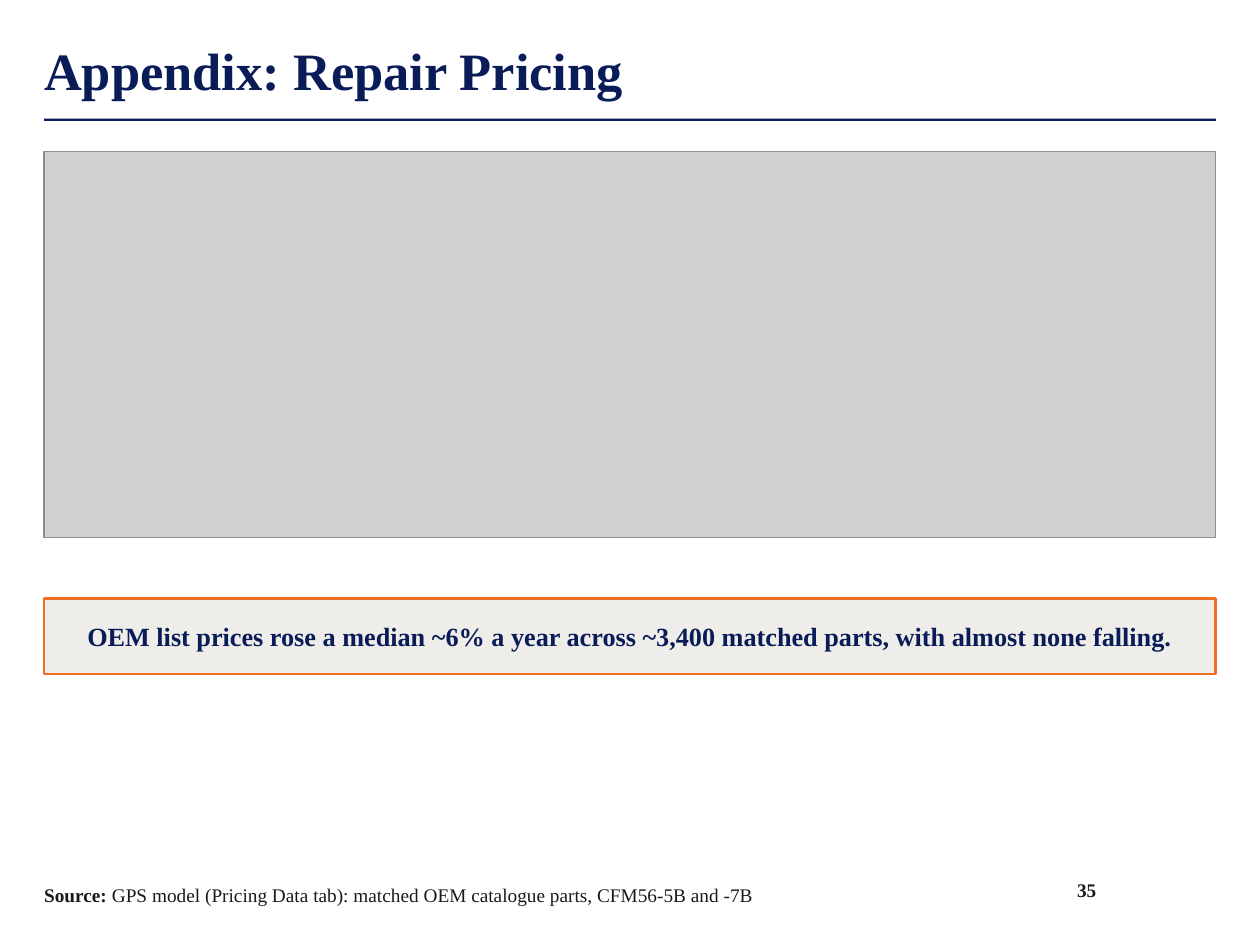
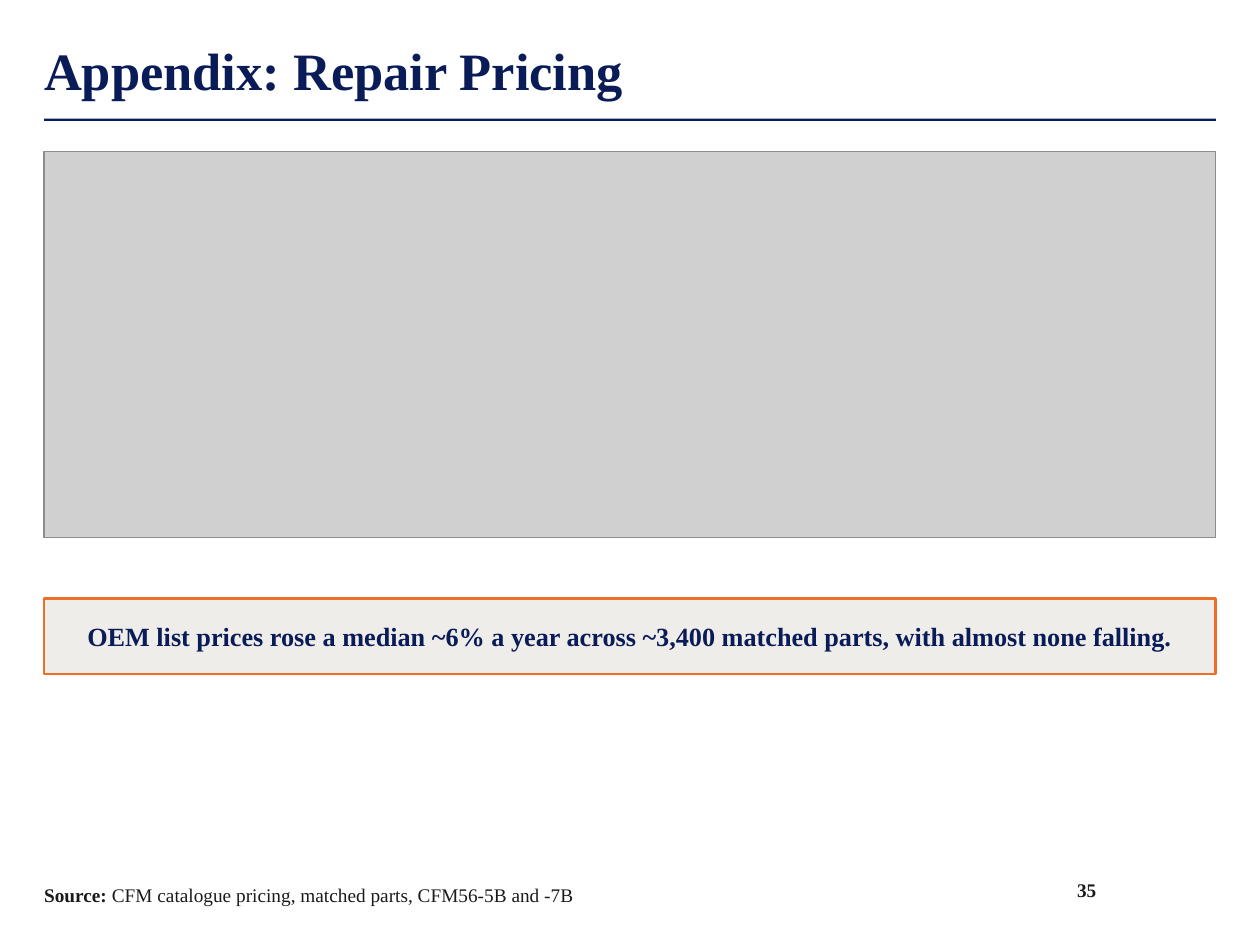
Before and after one commit to maxlsmls-dot/SPOT, a slide deck: slide 35 of deck/FTAI_Long_Pitch.pptx. Drawn at 1260x945 pixels with LibreOffice and Linux fonts; fonts in the diff are those of the drawing; grey boxes stand for pictures; background and template pictures are left out. Boxes give left, top, right and bottom in pixels: in the first picture for what was removed or moved away, otherwise in the second. Text is boxed around its words. In the diff, an @@ line names an element or a change of style, - is before the commit and + after.

```diff
--- a/deck/FTAI_Long_Pitch.pptx
+++ b/deck/FTAI_Long_Pitch.pptx
@@ text at (44,888,573,906): text changed @@
-Source: GPS model (Pricing Data tab): matched OEM catalogue parts, CFM56-5B and -7B
+Source: CFM catalogue pricing, matched parts, CFM56-5B and -7B
```
Also in this commit, not shown: 25 other slides changed, 1 other file.
